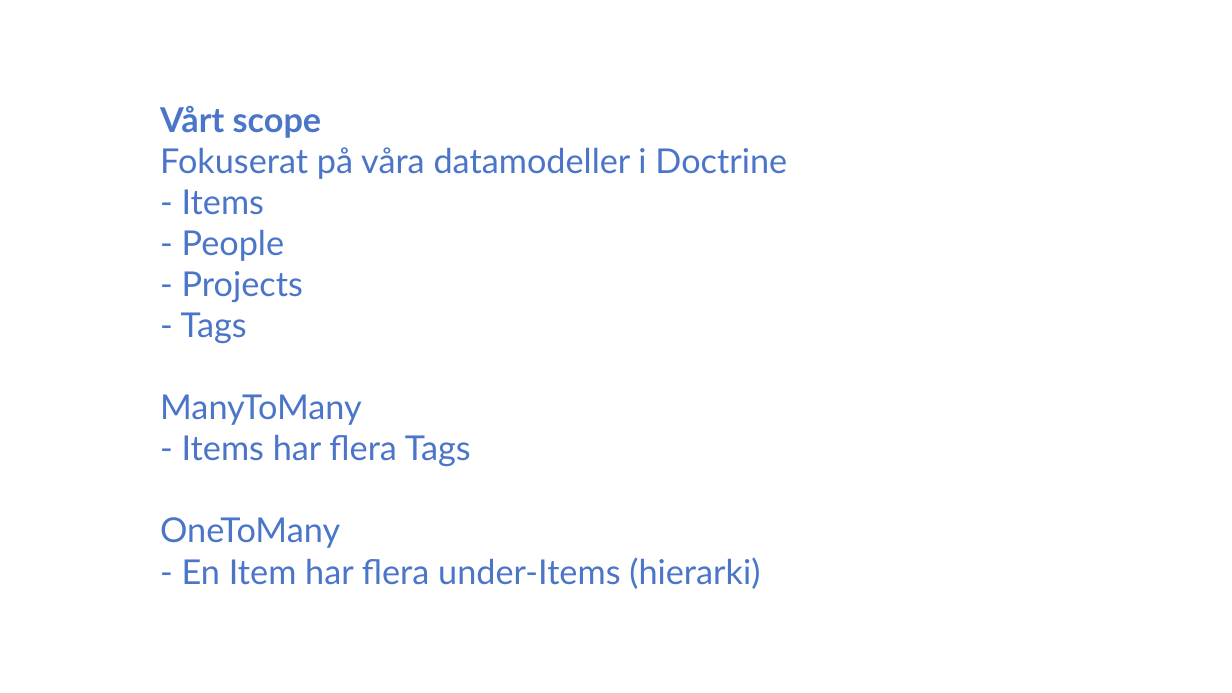
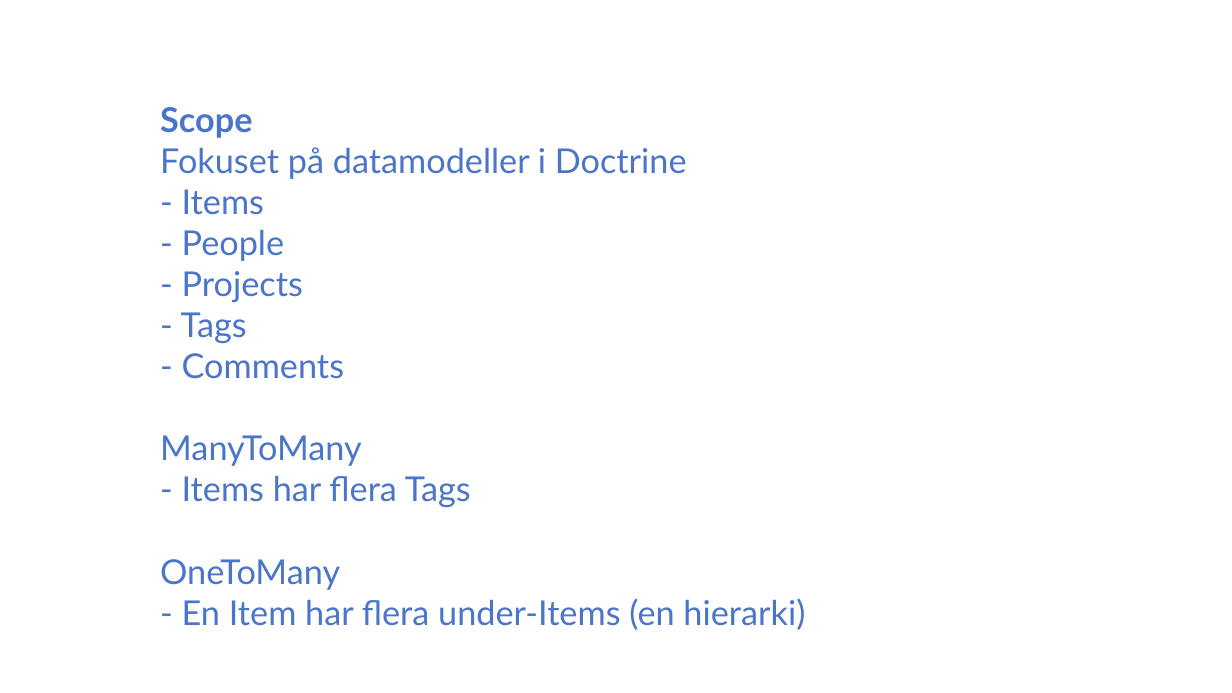
Before and after one commit to pereriksson/taskist, a slide deck: slide 7 of doc/Redovisning.pptx. Drawn at 1232x693 pixels with LibreOffice and Linux fonts; fonts in the diff are those of the drawing. Boxes give left, top, right and bottom in pixels: in the first picture for what was removed or moved away, otherwise in the second. Text is boxed around its words. In the diff, an @@ line names an element or a change of style, - is before the commit and + after.

```diff
--- a/doc/Redovisning.pptx
+++ b/doc/Redovisning.pptx
@@ text at bbox=[160, 107, 687, 179]: text changed @@
-● Vårt scope
-● Fokuserat på våra datamodeller i Doctrine
+● Scope
+● Fokuset på datamodeller i Doctrine
@@ text at bbox=[181, 312, 344, 379]: text changed @@
-● - Tags
+● - Tags
+  - Comments
@@ text at bbox=[182, 598, 805, 630]: text changed @@
-● - En Item har flera under-Items (hierarki)
+● - En Item har flera under-Items (en hierarki)
```
Also in this commit, not shown: 9 other slides changed.
